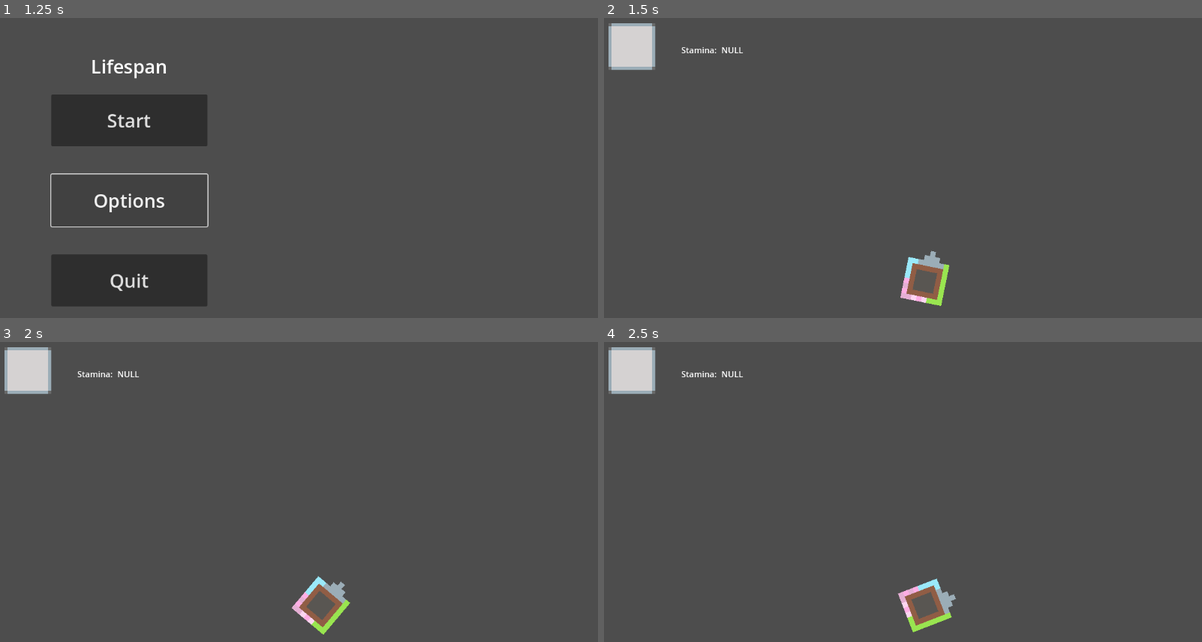
Above: before the commit, frames 1-4 (two rows, left to right).
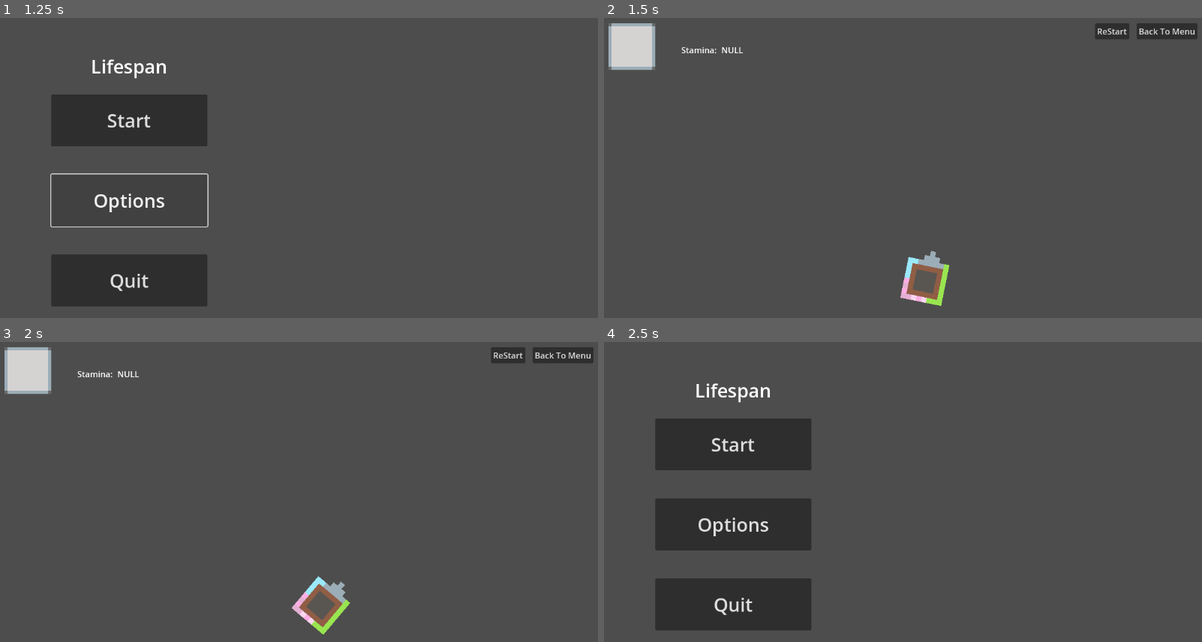
Above: after the commit, the same moments.

Repository: icysamon/LightYearsTraveler
Game: Godot game, scene res://scene/main/menu.tscn
Two runs of this game, one before a commit and one after it. Both use one fixed random seed, a clock stepped at 60 frames per second and the inputs below.
Inputs (mouse positions are in pixels of both pictures, inside the frame that each line leads up to):
- Up to frame 1 (1.25 s): click "Options" at 0.5 s
- Up to frame 2 (1.5 s): click "Start" at 1.25 s
- Up to frame 3 (2 s): no input
- Up to frame 4 (2.5 s): click (1166, 354) at 2 s, where only the run after the commit has a clickable "Back To Menu"

Frame 1 is identical in both runs. In frame 2, 0.8% of the frame differs, in the area x 82-100%, y 1-7%; in frame 3, 0.8%; in frame 4, 16%, in the area x 0-59%, y 1-97%.

Commit message:
feat: global scene link to menu

Diff:
--- a/project.godot
+++ b/project.godot
@@ -13,6 +13,7 @@
 config/name="Lifespan"
 run/main_scene="res://scene/main/menu.tscn"
 config/features=PackedStringArray("4.2", "GL Compatibility")
+boot_splash/image="res://assets/godot_wild_jam/background.png"
 config/icon="res://icon.svg"
 
 [rendering]
--- a/scene/main/global.tscn
+++ b/scene/main/global.tscn
@@ -6,6 +6,8 @@
 [node name="Node2D" type="Node2D"]
 
 [node name="UI" parent="." instance=ExtResource("1_g05ck")]
+size_flags_horizontal = 4
+size_flags_vertical = 4
 
 [node name="Planet" parent="." instance=ExtResource("2_yc56x")]
 position = Vector2(618, 507)
--- a/scene/main/ui.tscn
+++ b/scene/main/ui.tscn
@@ -1,6 +1,7 @@
-[gd_scene load_steps=2 format=3 uid="uid://b405njjdeo60g"]
+[gd_scene load_steps=3 format=3 uid="uid://b405njjdeo60g"]
 
 [ext_resource type="Texture2D" uid="uid://cajg1tcsbpvf2" path="res://assets/icon_season/frame.png" id="1_5q6eo"]
+[ext_resource type="Script" path="res://scripts/buttons/back_to_menu.gd" id="2_yhi28"]
 
 [node name="UI" type="Control"]
 layout_mode = 3
@@ -11,10 +12,10 @@
 grow_vertical = 2
 
 [node name="SeasonSystem" type="Control" parent="."]
-layout_mode = 1
-anchors_preset = 15
-anchor_right = 1.0
-anchor_bottom = 1.0
+layout_mode = 2
+anchors_preset = 0
+offset_right = 1152.0
+offset_bottom = 648.0
 grow_horizontal = 2
 grow_vertical = 2
 
@@ -31,10 +32,10 @@
 texture = ExtResource("1_5q6eo")
 
 [node name="StaminaSystem" type="Control" parent="."]
-layout_mode = 1
-anchors_preset = 15
-anchor_right = 1.0
-anchor_bottom = 1.0
+layout_mode = 2
+anchors_preset = 0
+offset_right = 1152.0
+offset_bottom = 648.0
 grow_horizontal = 2
 grow_vertical = 2
 
@@ -55,3 +56,44 @@
 [node name="Label_Status" type="Label" parent="StaminaSystem/MarginContainer/HBoxContainer"]
 layout_mode = 2
 text = "NULL"
+
+[node name="MenuSystem" type="Control" parent="."]
+layout_mode = 2
+anchors_preset = 0
+offset_right = 1152.0
+offset_bottom = 648.0
+grow_horizontal = 2
+grow_vertical = 2
+
+[node name="MarginContainer" type="MarginContainer" parent="MenuSystem"]
+layout_mode = 1
+anchors_preset = 1
+anchor_left = 1.0
+anchor_right = 1.0
+offset_left = -139.0
+offset_bottom = 41.0
+grow_horizontal = 0
+
+[node name="HBoxContainer" type="HBoxContainer" parent="MenuSystem/MarginContainer"]
+layout_mode = 2
+
+[node name="MarginContainer2" type="MarginContainer" parent="MenuSystem/MarginContainer/HBoxContainer"]
+layout_mode = 2
+theme_override_constants/margin_top = 10
+theme_override_constants/margin_right = 10
+
+[node name="Button" type="Button" parent="MenuSystem/MarginContainer/HBoxContainer/MarginContainer2"]
+layout_mode = 2
+text = "ReStart"
+
+[node name="BackToMenu" type="MarginContainer" parent="MenuSystem/MarginContainer/HBoxContainer"]
+layout_mode = 2
+theme_override_constants/margin_top = 10
+theme_override_constants/margin_right = 10
+
+[node name="Button" type="Button" parent="MenuSystem/MarginContainer/HBoxContainer/BackToMenu"]
+layout_mode = 2
+text = "Back To Menu"
+script = ExtResource("2_yhi28")
+
+[connection signal="button_down" from="MenuSystem/MarginContainer/HBoxContainer/BackToMenu/Button" to="MenuSystem/MarginContainer/HBoxContainer/BackToMenu/Button" method="_on_button_down"]
--- /dev/null
+++ b/scripts/buttons/back_to_menu.gd
@@ -0,0 +1,4 @@
+extends Button
+@onready var PATH = "res://scene/main/menu.tscn"
+func _on_button_down():
+	get_tree().change_scene_to_file(PATH)
Binary file added: assets/godot_wild_jam/background.png
Not shown, added: assets/godot_wild_jam/background.png.import
Binary file added: assets/player/player.aseprite
